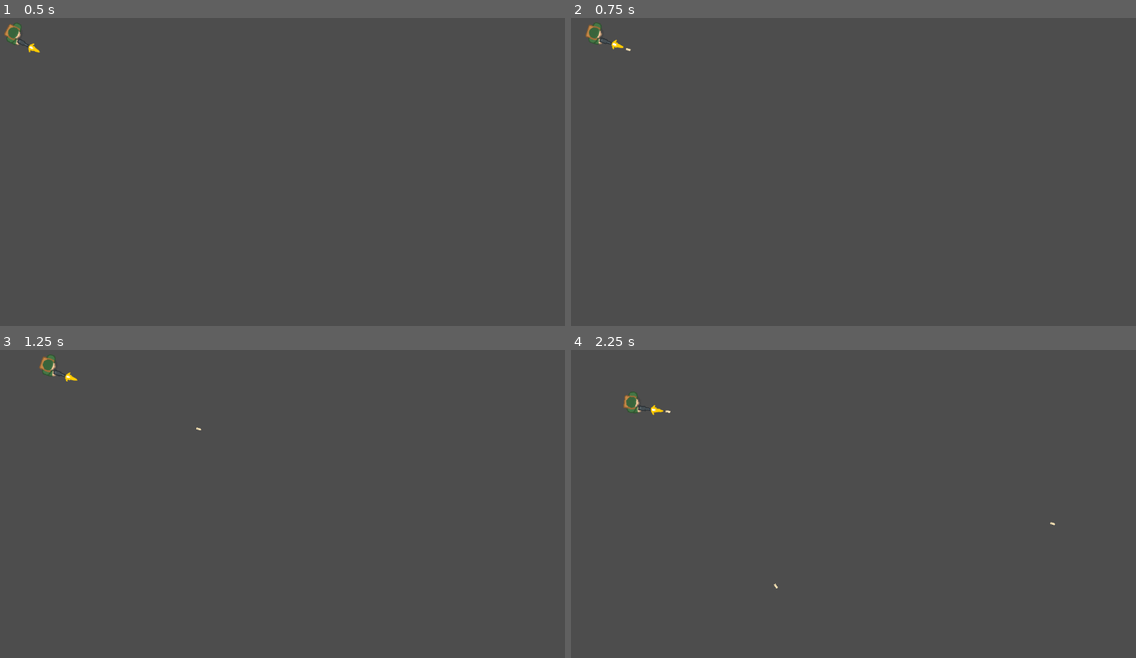
Above: before the commit, frames 1-4 (two rows, left to right).
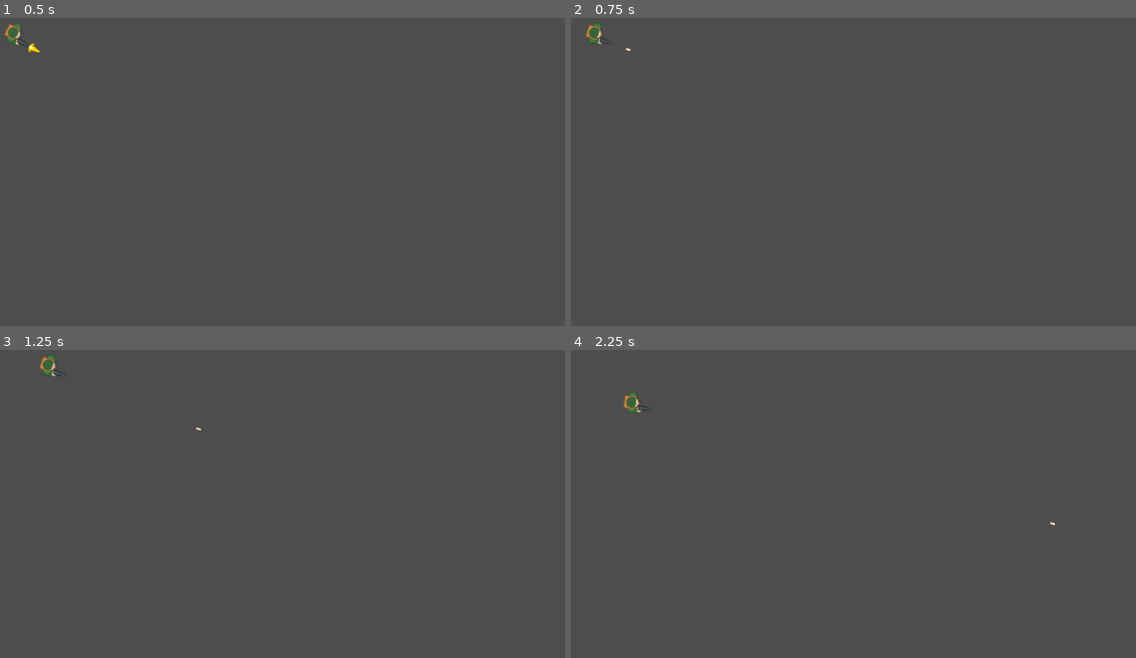
Above: after the commit, the same moments.

Repository: AlimulK/TopDownGodot
Game: Godot game, scene res://assets/scenes/main.tscn
The game is run twice, just before and just after one commit, with the same random seed, the same clock (stepped at 60 frames per second) and the same inputs.
Inputs (mouse positions are in pixels of both pictures, inside the frame that each line leads up to):
- Up to frame 1 (0.5 s): no input
- Up to frame 2 (0.75 s): tap Enter at 0.5 s; move the mouse to (977, 162) at 0.52 s; hold D (right) from 0.53 s (still down); click (977, 162) at 0.6 s
- Up to frame 3 (1.25 s): keep holding D (right)
- Up to frame 4 (2.25 s): move the mouse to (734, 525) at 1.27 s; release D (right) at 1.28 s; hold S (down) 1.28-2.03 s; click (734, 525) at 1.35 s; move the mouse to (910, 439) at 2.02 s; hold D (right) from 2.03 s (still down); click (910, 439) at 2.1 s

Frame 1 is identical in both runs. In frame 2, less than 0.1% of the frame differs, in the area x 7-10%, y 6-11%; in frame 3, less than 0.1%; in frame 4, less than 0.1%, in the area x 14-37%, y 17-78%.

Commit message:
animated muzzle flash

Diff:
--- a/assets/scripts/Player.gd
+++ b/assets/scripts/Player.gd
@@ -6,6 +6,7 @@
 @onready var end_of_gun = $EndOfGun
 @onready var gun_direction = $GunDirection
 @onready var attack_cooldown = $AttackCooldown
+@onready var animation_player = $AnimationPlayer
 var screen_size
 
 func _ready() -> void:
@@ -29,3 +30,5 @@
 		var bullet_instance = Bullet.instantiate()
 		var direction = (gun_direction.global_position - end_of_gun.global_position).normalized()
 		emit_signal("player_fired", bullet_instance, end_of_gun.global_position, direction)
+		attack_cooldown.start()
+		animation_player.play("muzzle_flash")
